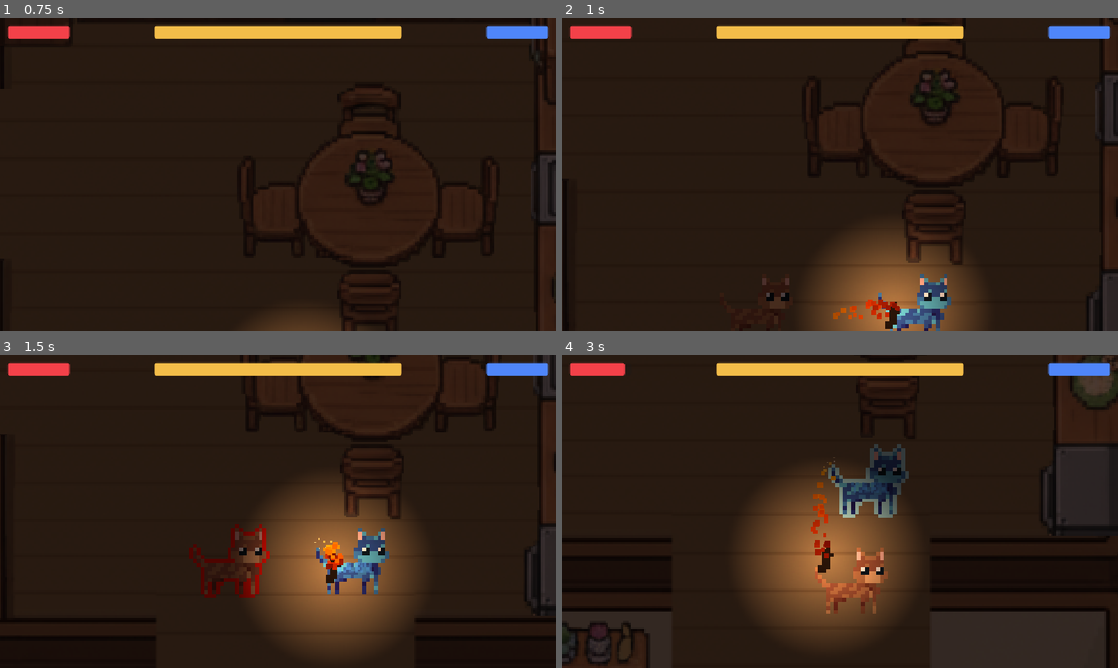
Above: before the commit, frames 1-4 (two rows, left to right).
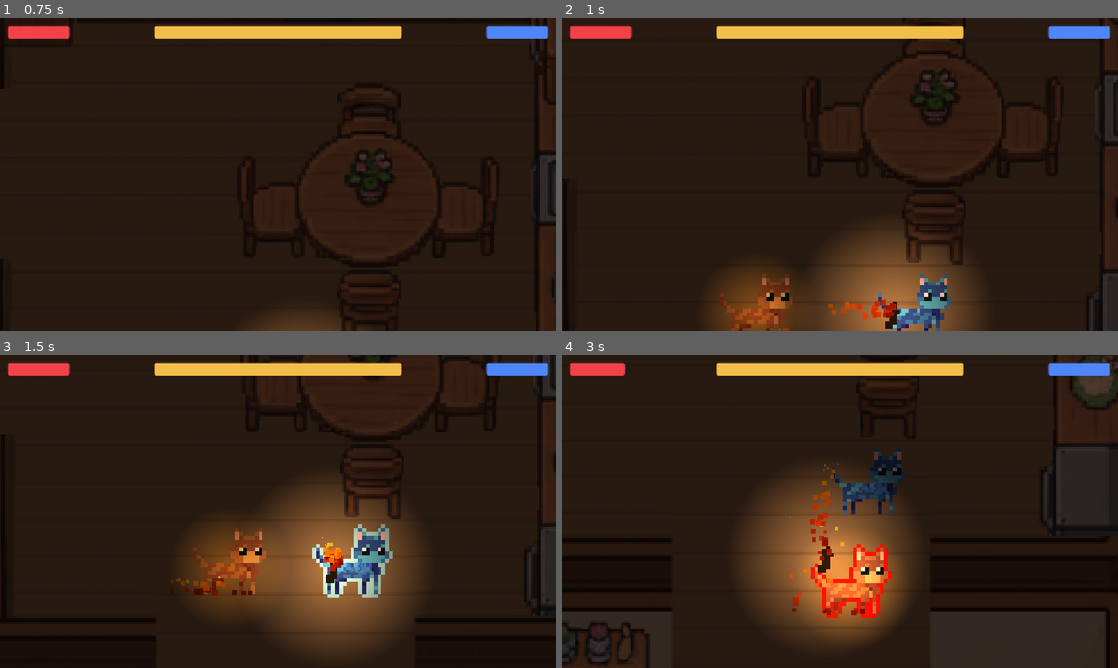
Above: after the commit, the same moments.

Repository: anqilique/GDGJam2-2025
Game: Godot game, scene res://Scenes/start_menu.tscn
Two runs of this game, one before a commit and one after it. Both use one fixed random seed, a clock stepped at 60 frames per second and the inputs below. The engine's default icon, where the game draws it, is replaced by a stand-in: a white triangle on a blue panel in a dark square.
Inputs (mouse positions are in pixels of both pictures, inside the frame that each line leads up to):
- Up to frame 1 (0.75 s): click "PLAY" at 0.5 s
- Up to frame 2 (1 s): no input
- Up to frame 3 (1.5 s): move the mouse to (400, 495) at 1.27 s; hold D (fire_cat_move_right) from 1.28 s (still down); click (400, 495) at 1.35 s
- Up to frame 4 (3 s): move the mouse to (728, 527) at 2.02 s; release D (fire_cat_move_right) at 2.03 s; hold S (fire_cat_move_down) 2.03-2.78 s; tap Space (yarn_cat_pass_torch) at 2.1 s; move the mouse to (895, 442) at 2.77 s; hold D (fire_cat_move_right) from 2.78 s (still down); click (895, 442) at 2.85 s

Frame 1 is identical in both runs. In frame 2, 3.1% of the frame differs, in the area x 26-61%, y 79-100%; in frame 3, 4.8%; in frame 4, 5.0%, in the area x 40-63%, y 28-90%.

Commit message:
Particles Responsive to Fire Variables

Diff:
--- a/Scenes/fire_cat.tscn
+++ b/Scenes/fire_cat.tscn
@@ -33,6 +33,14 @@
 "speed": 5.0
 }]
 
+[sub_resource type="Curve" id="Curve_jqa16"]
+_data = [Vector2(0, 0.9887641), 0.0, 0.0, 0, 0, Vector2(0.69767445, 0.9662922), 0.0, 0.0, 0, 0, Vector2(1, 0.19101131), 0.0, 0.0, 0, 0]
+point_count = 3
+
+[sub_resource type="Gradient" id="Gradient_jyi46"]
+offsets = PackedFloat32Array(0, 0.39726028, 0.8150685, 1)
+colors = PackedColorArray(0.34901962, 0.043137256, 0, 1, 0.7282584, 0.20369089, 0, 1, 0.8862745, 0.627451, 0, 1, 1, 1, 1, 0.8901961)
+
 [sub_resource type="CapsuleShape2D" id="CapsuleShape2D_jqa16"]
 radius = 4.0
 height = 28.0
@@ -40,6 +48,16 @@
 [sub_resource type="CapsuleShape2D" id="CapsuleShape2D_jyi46"]
 radius = 9.0
 height = 28.0
+
+[sub_resource type="Gradient" id="Gradient_36sry"]
+offsets = PackedFloat32Array(0, 0.88, 1)
+colors = PackedColorArray(1, 1, 1, 1, 0, 0, 0, 1, 0, 0, 0, 1)
+
+[sub_resource type="GradientTexture2D" id="GradientTexture2D_jqa16"]
+gradient = SubResource("Gradient_36sry")
+fill = 1
+fill_from = Vector2(0.502616, 0.506271)
+fill_to = Vector2(0.21028037, 0.74766356)
 
 [node name="FireCat" type="CharacterBody2D" node_paths=PackedStringArray("health_component") groups=["FireCat"]]
 process_mode = 3
@@ -51,6 +69,26 @@
 sprite_frames = SubResource("SpriteFrames_tky5c")
 frame = 1
 frame_progress = 0.8696454
+
+[node name="CPUParticles2D" type="CPUParticles2D" parent="."]
+position = Vector2(0, 13)
+emitting = false
+amount = 18
+lifetime = 0.2
+speed_scale = 0.3
+explosiveness = 0.1
+randomness = 1.0
+emission_shape = 3
+emission_rect_extents = Vector2(16, 1)
+direction = Vector2(0, -1)
+spread = 90.0
+gravity = Vector2(0, -400)
+radial_accel_min = -50.0
+radial_accel_max = -40.0
+scale_amount_min = 2.0
+scale_amount_max = 3.0
+scale_amount_curve = SubResource("Curve_jqa16")
+color_ramp = SubResource("Gradient_jyi46")
 
 [node name="BodyCollisionShape2D" type="CollisionShape2D" parent="."]
 position = Vector2(1, 2)
@@ -97,6 +135,14 @@
 wait_time = 4.0
 one_shot = true
 
+[node name="PointLight2D" type="PointLight2D" parent="."]
+z_index = 2
+scale = Vector2(3.0048828, 3.0048828)
+color = Color(1, 0.7019608, 0.17254902, 0.8117647)
+shadow_enabled = true
+texture = SubResource("GradientTexture2D_jqa16")
+texture_scale = 0.5
+
 [connection signal="screen_entered" from="VisibleOnScreenNotifier2D" to="VisibleOnScreenNotifier2D" method="_on_screen_entered"]
 [connection signal="screen_exited" from="VisibleOnScreenNotifier2D" to="VisibleOnScreenNotifier2D" method="_on_screen_exited"]
 [connection signal="timeout" from="ReviveTimer" to="." method="_on_revive_timer_timeout"]
--- a/Scripts/FireCat/FireCat.gd
+++ b/Scripts/FireCat/FireCat.gd
@@ -6,12 +6,23 @@
 var tick_rate = 1.5
 var can_revive = true
 
+func _ready() -> void:
+	$CPUParticles2D.emitting = true
+
+
 func _physics_process(delta):
-	if Globals.torch_holder != "FireCat":
+	if Globals.torch_holder == "FireCat":
 		$AnimatedSprite2D.play("default")
 	else:
 		$AnimatedSprite2D.stop()
 		$AnimatedSprite2D.frame = 0
+
+	if Globals.fire_cat_health == 0:
+		$CPUParticles2D.emitting = false
+		$PointLight2D.enabled = false
+	else:
+		if $CPUParticles2D.amount != Globals.fire_cat_health * 3:
+			$CPUParticles2D.amount = Globals.fire_cat_health * 3
 
 	timer += delta
 	if timer >= tick_rate:
--- a/Scripts/Torch.gd
+++ b/Scripts/Torch.gd
@@ -18,6 +18,14 @@
 
 
 func _process(delta: float) -> void:
+	if Globals.torch_flames == 0:
+		$CPUParticles2D.emitting = false
+		$PointLight2D.enabled = false
+	else:
+		if $CPUParticles2D.amount != Globals.torch_flames * 4:
+			$CPUParticles2D.amount = Globals.torch_flames * 4
+
+
 	if target:
 		var distance_to_target := transform.origin.distance_to(target.transform.origin)
 
--- a/Scripts/YarnCat/YarnCat.gd
+++ b/Scripts/YarnCat/YarnCat.gd
@@ -19,7 +19,7 @@
 
 
 func _physics_process(_delta):
-	if Globals.torch_holder != "YarnCat":
+	if Globals.torch_holder == "YarnCat":
 		$AnimatedSprite2D.play("default")
 	else:
 		$AnimatedSprite2D.stop()
Not shown: 1 places in Scenes/fire_cat.tscn that only renumber resources
